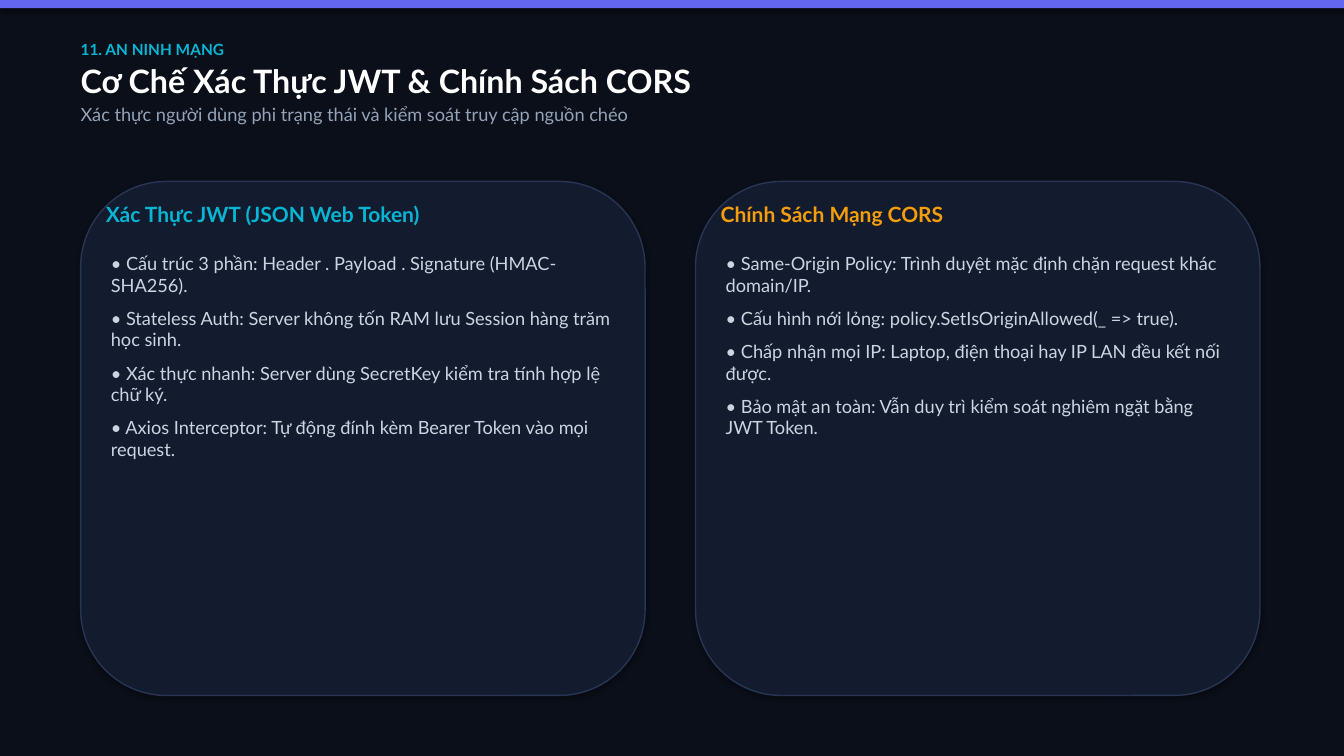
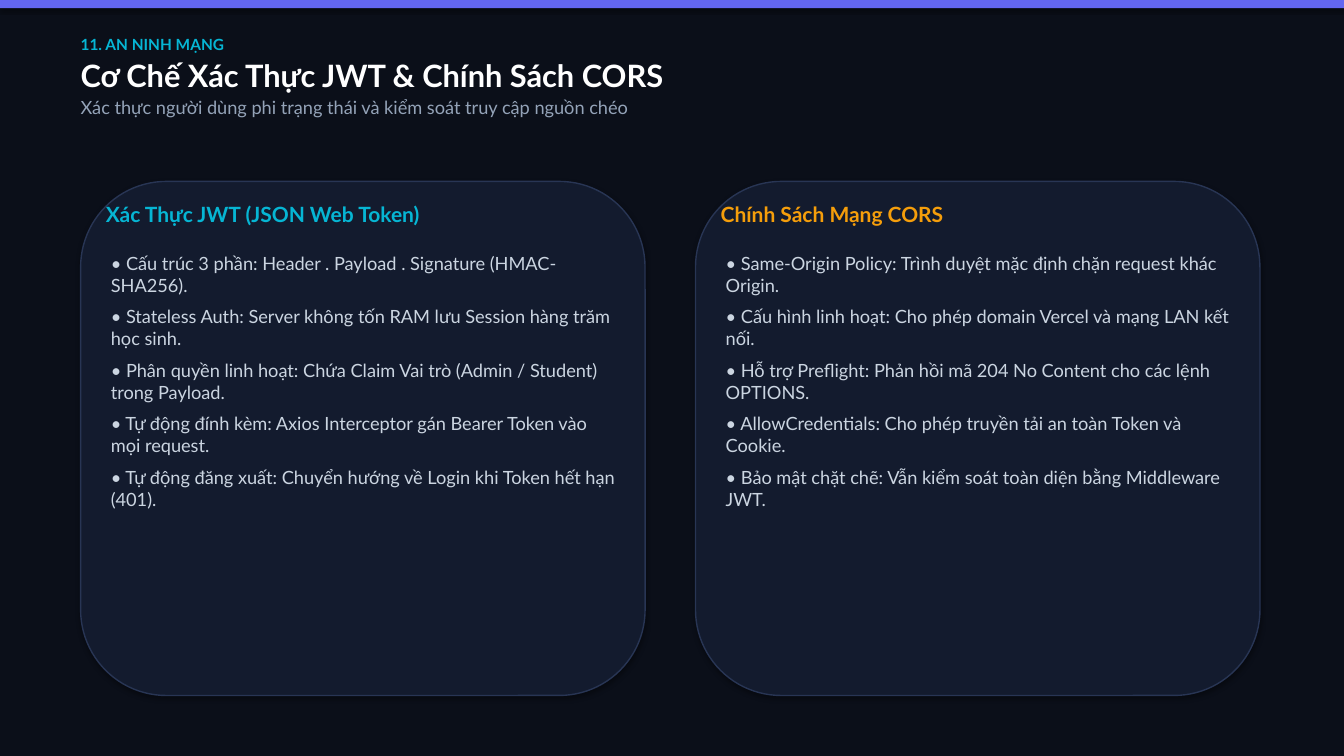
Before and after one commit to hieuqt05/quiz-ai-system, a slide deck: slide 12 of slide_thuyet_trinh_QuizAI_final.pptx. Drawn at 1344x756 pixels with LibreOffice and Linux fonts; fonts in the diff are those of the drawing. Boxes give left, top, right and bottom in pixels: in the first picture for what was removed or moved away, otherwise in the second. Text is boxed around its words. In the diff, an @@ line names an element or a change of style, - is before the commit and + after.

```diff
--- a/slide_thuyet_trinh_QuizAI_final.pptx
+++ b/slide_thuyet_trinh_QuizAI_final.pptx
@@ text at bbox=[81, 62, 663, 93]: size 23 to 22 pt in "Cơ Chế Xác Thực JWT & Chính ..." @@
@@ text at bbox=[111, 255, 610, 348]: less space between paragraphs @@
@@ text at bbox=[726, 256, 1229, 506]: text changed @@
-• Same-Origin Policy: Trình duyệt mặc định chặn request khác domain/IP.
-• Cấu hình nới lỏng: policy.SetIsOriginAllowed(_ => true).
-• Chấp nhận mọi IP: Laptop, điện thoại hay IP LAN đều kết nối được.
-• Bảo mật an toàn: Vẫn duy trì kiểm soát nghiêm ngặt bằng JWT Token.
+• Same-Origin Policy: Trình duyệt mặc định chặn request khác Origin.
+• Cấu hình linh hoạt: Cho phép domain Vercel và mạng LAN kết nối.
+• Hỗ trợ Preflight: Phản hồi mã 204 No Content cho các lệnh OPTIONS.
+• AllowCredentials: Cho phép truyền tải an toàn Token và Cookie.
+• Bảo mật chặt chẽ: Vẫn kiểm soát toàn diện bằng Middleware JWT.
@@ text at bbox=[111, 362, 614, 509]: text changed @@
-• Xác thực nhanh: Server dùng SecretKey kiểm tra tính hợp lệ chữ ký.
-• Axios Interceptor: Tự động đính kèm Bearer Token vào mọi request.
+• Phân quyền linh hoạt: Chứa Claim Vai trò (Admin / Student) trong Payload.
+• Tự động đính kèm: Axios Interceptor gán Bearer Token vào mọi request.
+• Tự động đăng xuất: Chuyển hướng về Login khi Token hết hạn (401).
```
Also in this commit, not shown: 14 other slides changed, 2 slides added, 1 slide removed, 2 other files.
